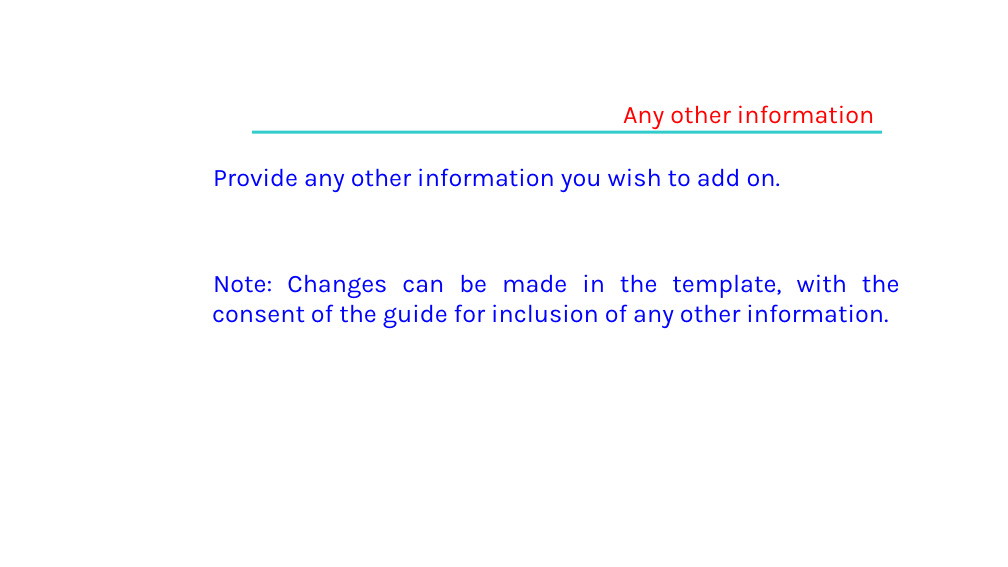
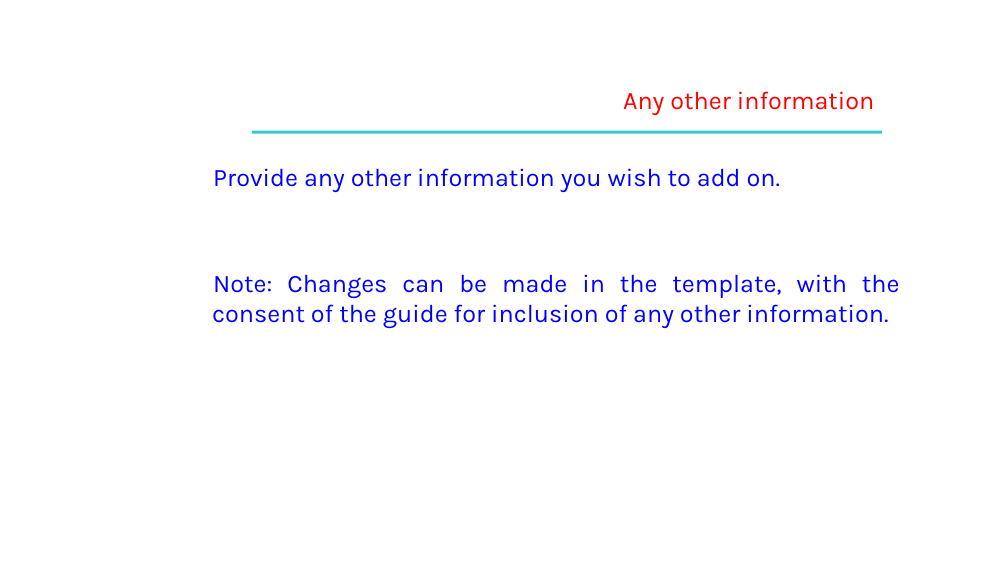
Before and after one commit to SoumyaMishra03/Capstone_Project_team_49, a slide deck: slide 45 of Capstone Project Phase – 2,review 1.pptx (slide 36 before the commit). Drawn at 1008x567 pixels with LibreOffice and Linux fonts; fonts in the diff are those of the drawing; background and template pictures are left out. Boxes give left, top, right and bottom in pixels: in the first picture for what was removed or moved away, otherwise in the second. Text is boxed around its words. In the diff, an @@ line names an element or a change of style, - is before the commit and + after.

```diff
--- a/Capstone Project Phase – 2,review 1.pptx
+++ b/Capstone Project Phase – 2,review 1.pptx
@@ text "Any other information": place and size @@
-text "Any other information" at (623,105,875,129)
+text "Any other information" at (623,91,875,115)
```
Also in this commit, not shown: 27 other slides changed, 11 slides added, 1 slide removed.
